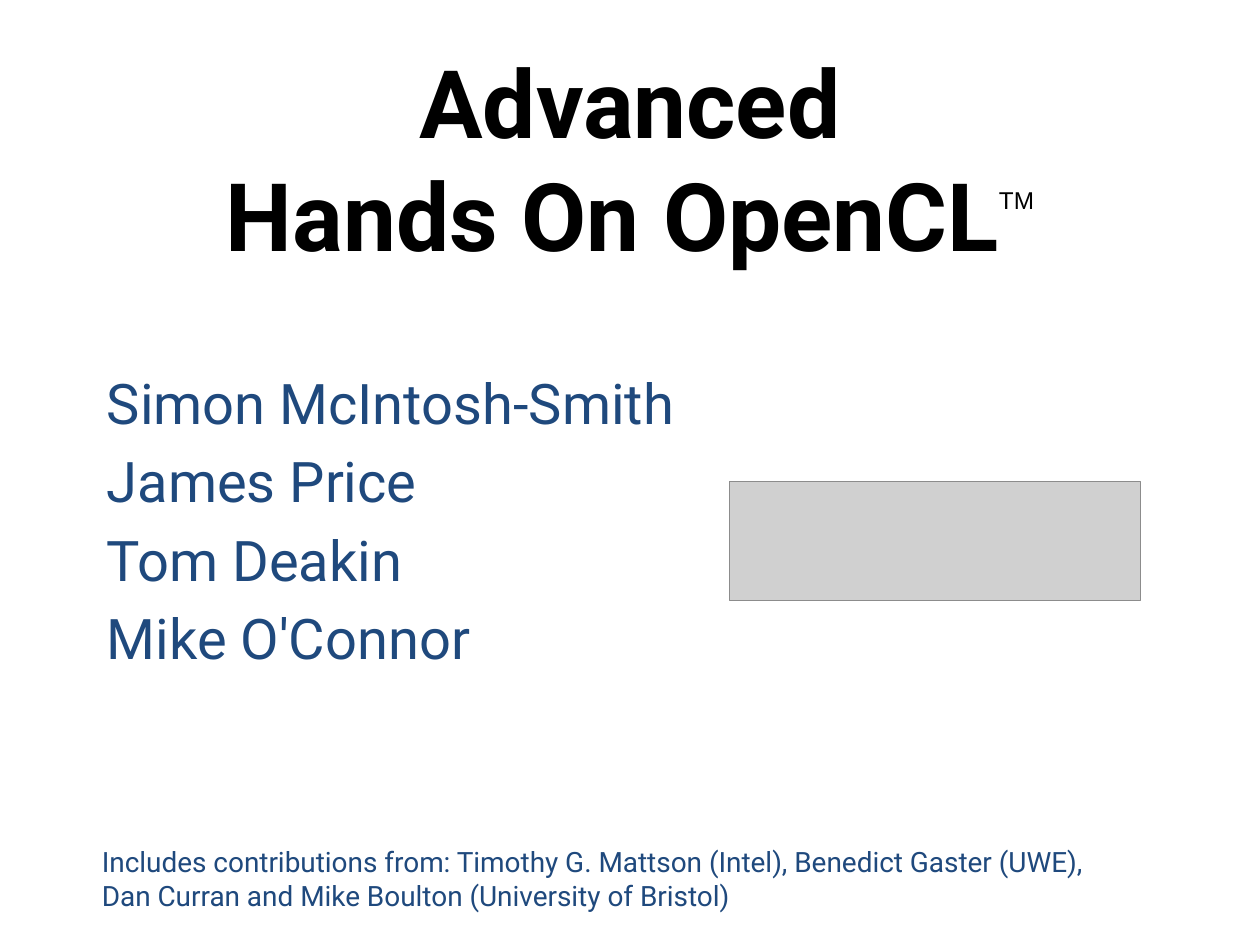
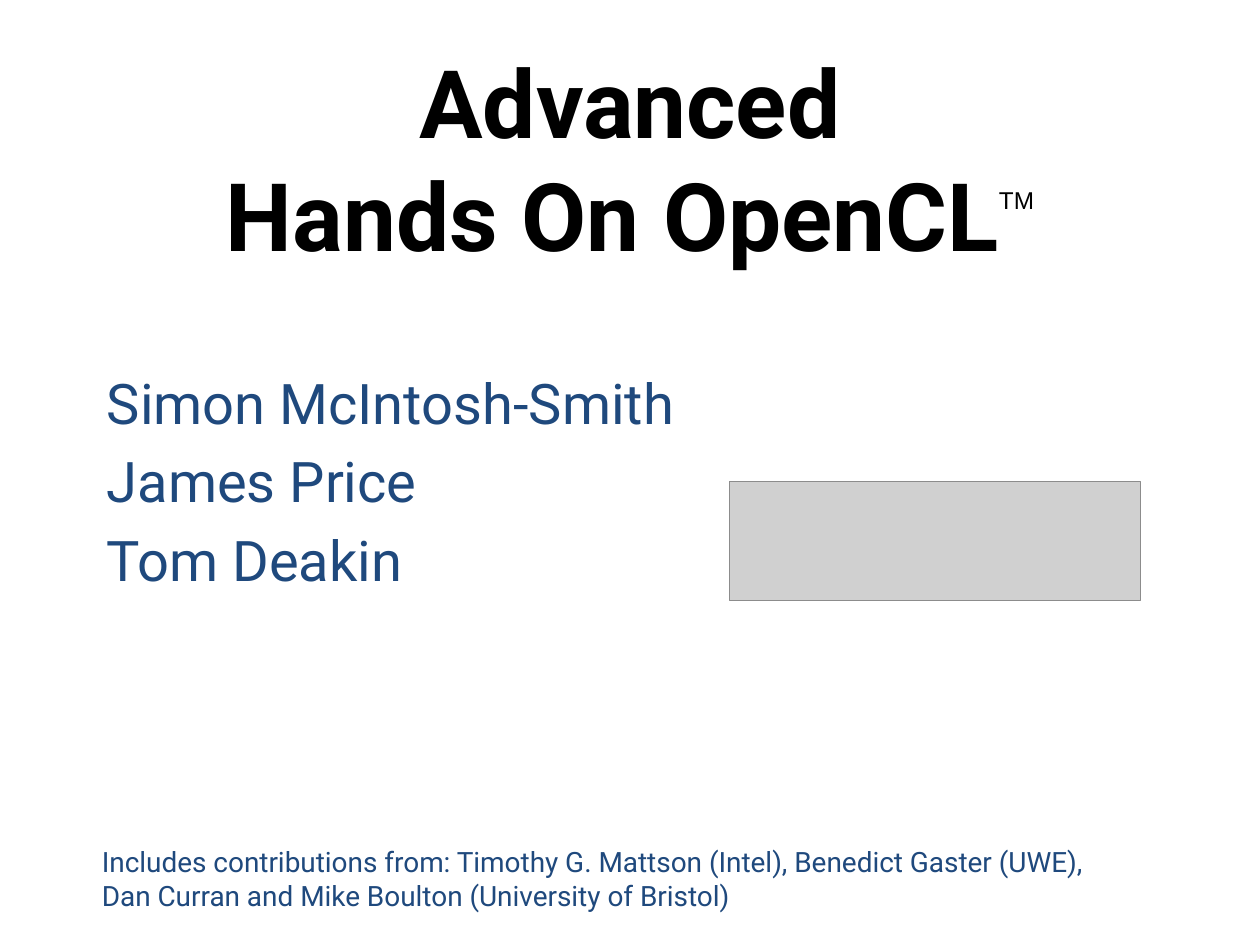
Before and after one commit to UoB-HPC/opencl-training-code, a slide deck: slide 1 of slides/advanced_intro.pptx. Drawn at 1260x945 pixels with LibreOffice and Linux fonts; fonts in the diff are those of the drawing; grey boxes stand for pictures. Boxes give left, top, right and bottom in pixels: in the first picture for what was removed or moved away, otherwise in the second. Text is boxed around its words. In the diff, an @@ line names an element or a change of style, - is before the commit and + after.

```diff
--- a/slides/advanced_intro.pptx
+++ b/slides/advanced_intro.pptx
@@ subtitle at (x1=107, y1=617, x2=470, y2=660): paragraph removed @@
-Mike O'Connor
```
Also in this commit, not shown: 3 other slides changed.
